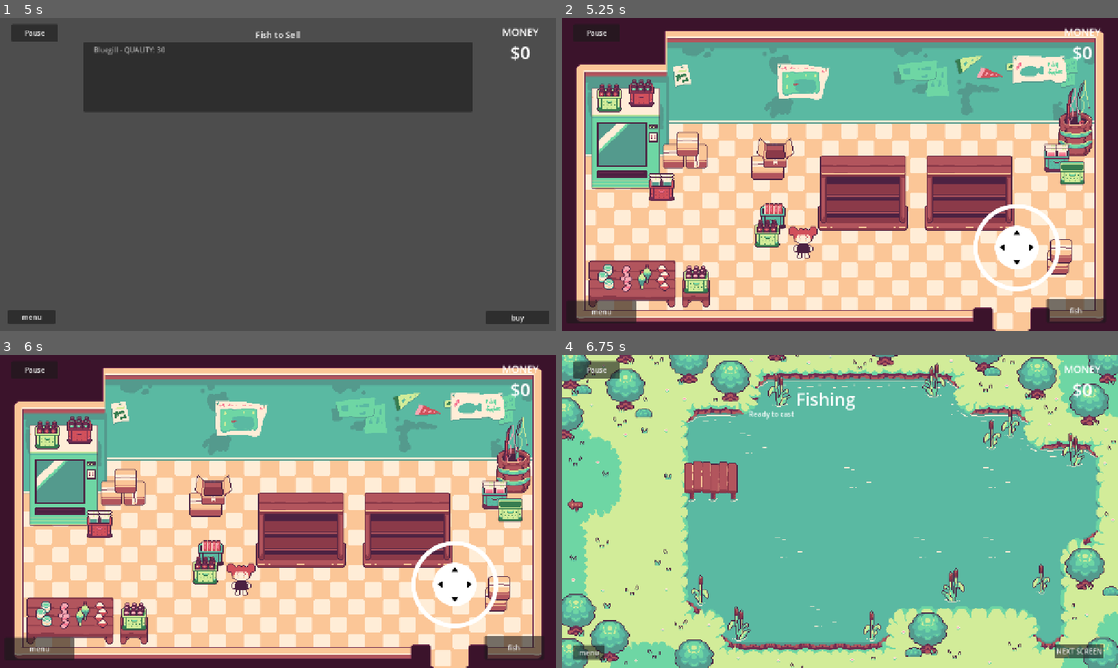
Above: before the commit, frames 1-4 (two rows, left to right).
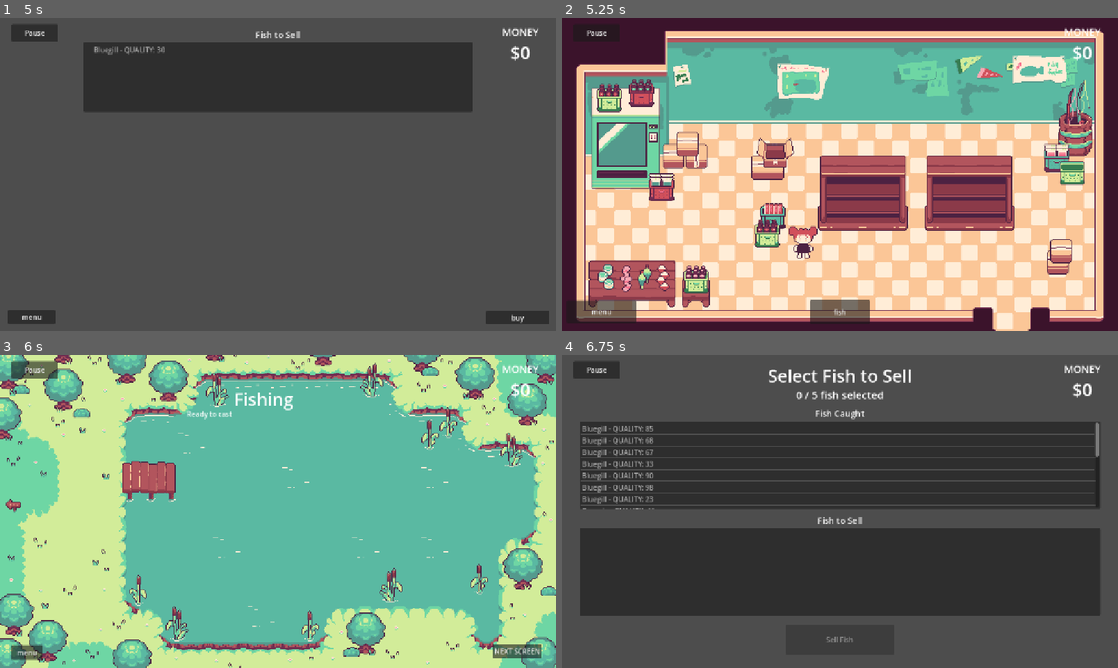
Above: after the commit, the same moments.

Repository: V-Mirea/comfy-summer-fishing-game
Game: Godot game, scene res://assets/game/game.tscn
Two runs of this game, one before a commit and one after it. Both use one fixed random seed, a clock stepped at 60 frames per second and the inputs below. The engine's default icon, where the game draws it, is replaced by a stand-in: a white triangle on a blue panel in a dark square.
Inputs (mouse positions are in pixels of both pictures, inside the frame that each line leads up to):
- Up to frame 1 (5 s): click "play" at 0.5 s; click "NEXT SCREEN" at 1.25 s; click "Pause" at 2 s; click "Resume" at 2.75 s; tap Enter at 3.5 s; move the mouse to (400, 158) at 3.52 s; hold Right (ui_right) 3.53-4.25 s; hold E (ui_select) 3.53-4.25 s; click (400, 158) at 3.67 s; click "Sell Fish" at 4.25 s
- Up to frame 2 (5.25 s): click "buy" at 5 s
- Up to frame 3 (6 s): click "fish" at 5.75 s
- Up to frame 4 (6.75 s): click (1079, 652) at 6.5 s, where only the run after the commit has a clickable "NEXT SCREEN"

Frame 1 is identical in both runs. In frame 2, 3.0% of the frame differs, in the area x 44-98%, y 59-98%; in frame 3, 89%; in frame 4, 99%, in the area x 0-100%, y 0-100%.

Commit message:
allow user to tap/click the screen to interact

Diff:
--- a/assets/game/buying_scene/aisle/aisle.gd
+++ b/assets/game/buying_scene/aisle/aisle.gd
@@ -15,7 +15,7 @@
 	pass
 
 func _unhandled_input(event):
-	if player_in_range and event.is_action_pressed("ui_select"):
+	if player_in_range and event.is_action_pressed("interact"):
 		shop_opened.emit(upgrades_sold)
 
 func _on_player_entered_interaction_area():
--- a/assets/game/buying_scene/buying_scene.tscn
+++ b/assets/game/buying_scene/buying_scene.tscn
@@ -65,10 +65,10 @@
 text = "menu"
 
 [node name="ButtonFish" type="Button" parent="." unique_id=1024119867]
-offset_left = 1115.0
-offset_top = 646.0
-offset_right = 1253.0
-offset_bottom = 701.0
+offset_left = 571.0
+offset_top = 649.0
+offset_right = 709.0
+offset_bottom = 704.0
 text = "fish
 "
 
@@ -123,10 +123,10 @@
 
 [node name="Virtual Joystick" parent="." unique_id=1087925395 instance=ExtResource("3_5l2yu")]
 z_index = 10
-offset_left = 897.0
-offset_top = 378.0
-offset_right = 1197.0
-offset_bottom = 678.0
+offset_left = 973.0
+offset_top = 444.0
+offset_right = 1273.0
+offset_bottom = 744.0
 visibility_mode = 1
 
 [node name="ShopMenu" type="CanvasLayer" parent="." unique_id=1736017532 node_paths=PackedStringArray("items_container", "description_label", "purchase_button")]
--- a/project.godot
+++ b/project.godot
@@ -86,10 +86,12 @@
 "events": [Object(InputEventKey,"resource_local_to_scene":false,"resource_name":"","device":0,"window_id":0,"alt_presse …(194 unchanged characters)…
 ]
 }
-
-[input_devices]
-
-pointing/emulate_touch_from_mouse=true
+interact={
+"deadzone": 0.2,
+"events": [Object(InputEventKey,"resource_local_to_scene":false,"resource_name":"","device":-1,"window_id":0,"alt_pressed":false,"shift_pressed":false,"ctrl_pressed":false,"meta_pressed":false,"pressed":false,"keycode":0,"physical_keycode":69,"key_label":0,"unicode":101,"location":0,"echo":false,"script":null)
+, Object(InputEventMouseButton,"resource_local_to_scene":false,"resource_name":"","device":-1,"window_id":0,"alt_pressed":false,"shift_pressed":false,"ctrl_pressed":false,"meta_pressed":false,"button_mask":0,"position":Vector2(0, 0),"global_position":Vector2(0, 0),"factor":1.0,"button_index":1,"canceled":false,"pressed":false,"double_click":false,"script":null)
+]
+}
 
 [physics]
 
